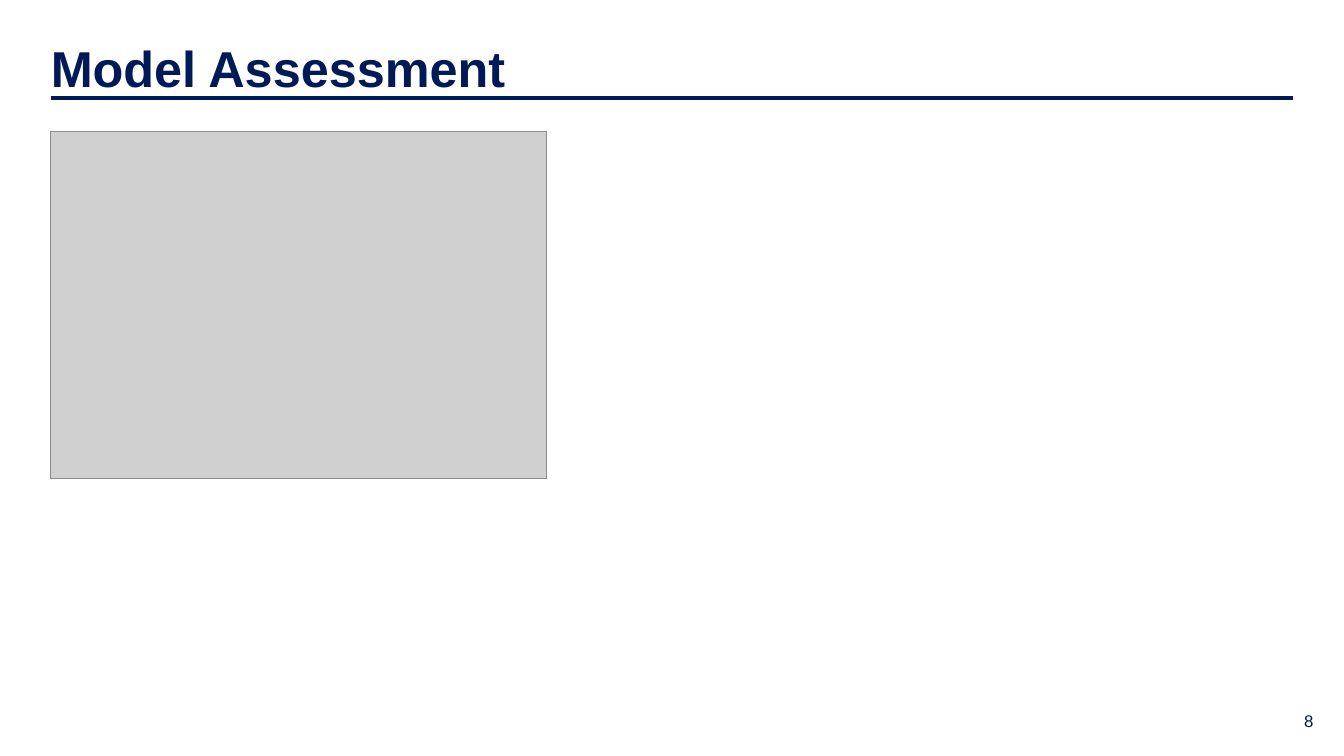
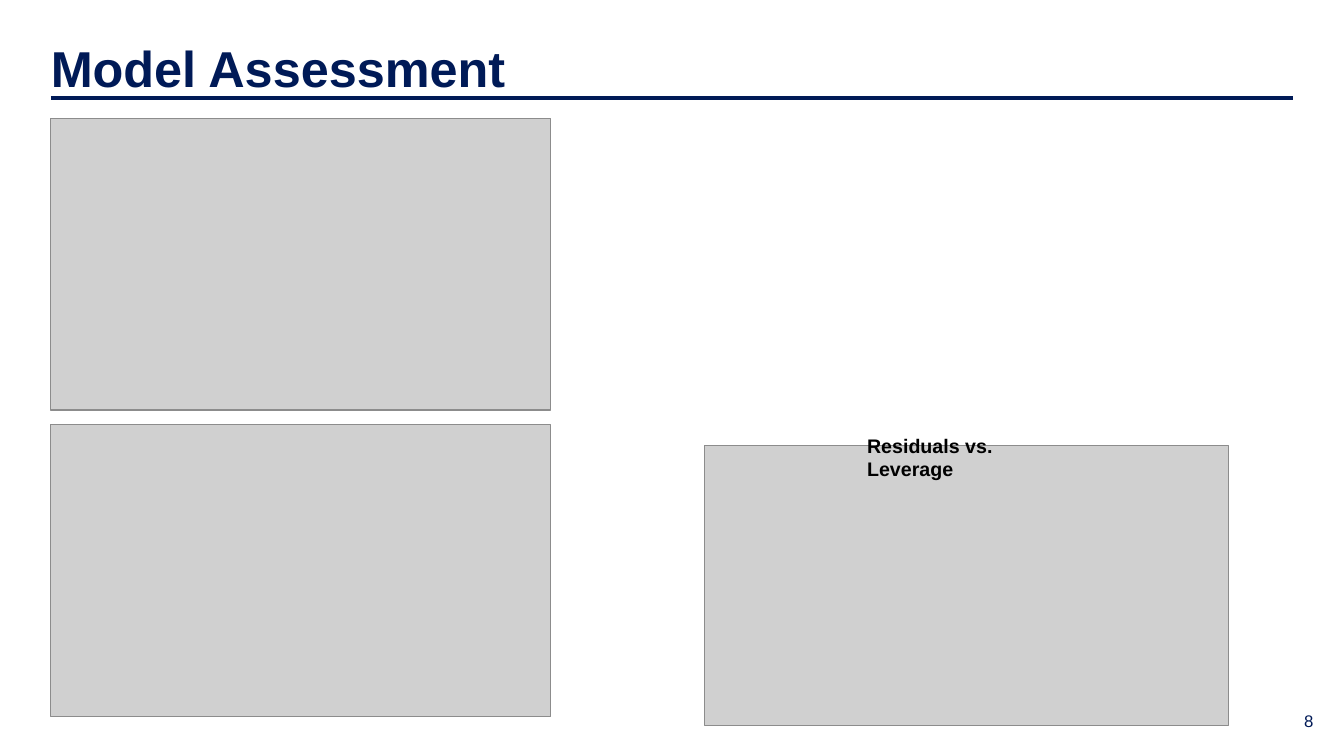
Before and after one commit to IDS-702-F21/team-project-1-effects-of-job-training-on-wages-yellowfellows, a slide deck: slide 8 of Presentation/slide_deck.pptx. Drawn at 1344x756 pixels with LibreOffice and Linux fonts; fonts in the diff are those of the drawing; grey boxes stand for pictures; background and template pictures are left out. Boxes give left, top, right and bottom in pixels: in the first picture for what was removed or moved away, otherwise in the second. Text is boxed around its words. In the diff, an @@ line names an element or a change of style, - is before the commit and + after.

```diff
--- a/Presentation/slide_deck.pptx
+++ b/Presentation/slide_deck.pptx
@@ picture: place and size @@
-picture at <box>50,132,546,479</box>
+picture at <box>50,118,551,409</box>
@@ picture added at <box>50,425,551,717</box> @@
@@ picture added at <box>705,446,1229,726</box> @@
@@ text added at <box>867,438,992,480</box>, 14 pt, text #000000, bold @@
+Residuals vs. Leverage
```
Also in this commit, not shown: 3 other files.
